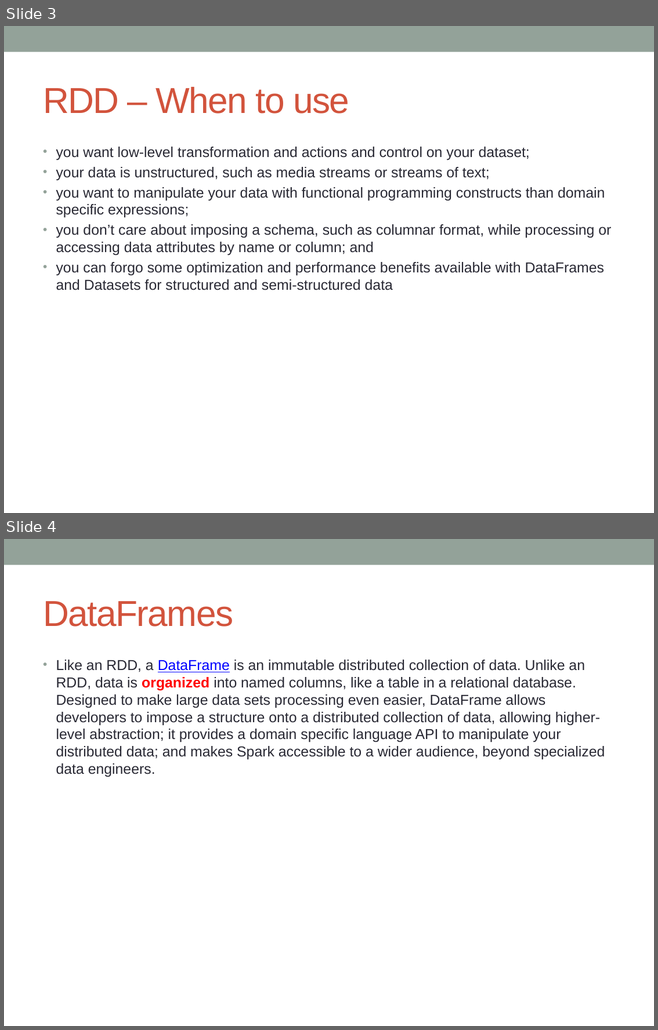
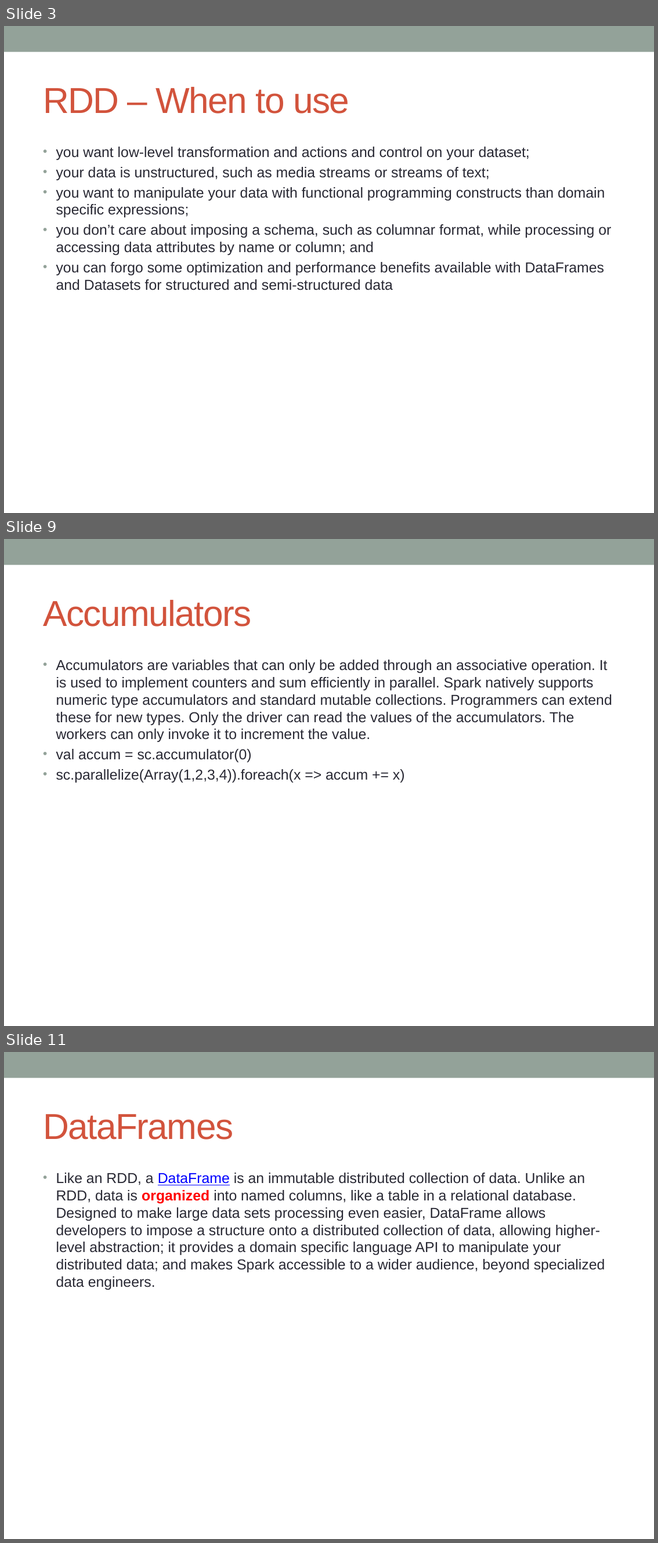
Before and after one commit to notionquest/ProjectDocumentation, a slide deck: Spark.pptx. Shown one above the other, each under a label of ours: slides 3 and 4 before the commit, slides 3, 9 and 11 after it; the slides between them are not shown. The pictures are 658x1030 and 658x1543 pixels, drawn with LibreOffice and Linux fonts; fonts in the diff are those of the drawing. Boxes give left, top, right and bottom in pixels: in the first picture for what was removed or moved away, otherwise in the second. Text is boxed around its words. In the diff, an @@ line names an element or a change of style, - is before the commit and + after.

```diff
--- a/Spark.pptx
+++ b/Spark.pptx
@@ slide 9 added at box(4, 539, 654, 1026), background #FFFFFF; not listed: 1 template element that a slide beside it also shows @@
@@ title added at box(43, 600, 252, 627), 40 pt, text #D2533C @@
+Accumulators
@@ text added at box(56, 660, 612, 783), 16 pt, text #292934 @@
+• Accumulators are variables that can only be added through an associative operation. It is used to implement counters and sum efficiently in parallel. Spark natively supports numeric type accumulators and standard mutable collections. Programmers can extend these for new types. Only the driver can read the values of the accumulators. The workers can only invoke it to increment the value.
+• val accum = sc.accumulator(0)
+• sc.parallelize(Array(1,2,3,4)).foreach(x => accum += x)
@@ what was slide 4 is now slide 11 @@
```
Also in this commit, not shown: 1 slide changed, 7 other slides added.
